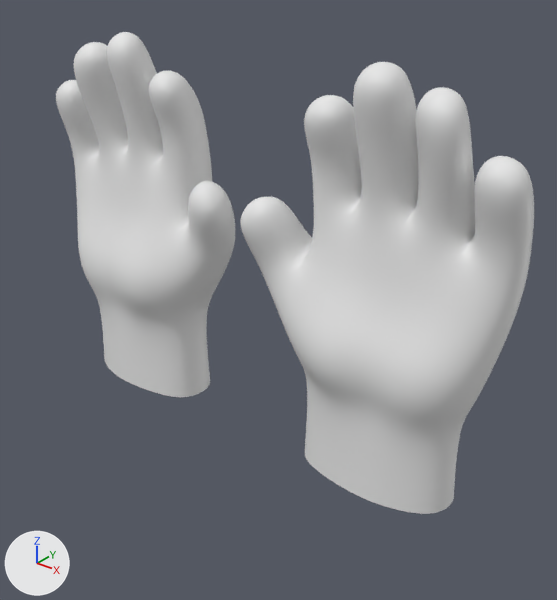
An edit to the glTF model frontend javascript/public/hand2.glb, drawn before and after from the same camera.
Camera for both pictures: a 50 mm camera at (5.45, -5.89, 7.75) aimed at (0.59, 0.19, 3.97). The axes (+X, +Y, +Z) are drawn at lower left. The lights are the same throughout. Where no turn or scale is listed for an object, it has been applied to the vertices.

In view in the first picture: 'Hand1', 'Hand1.001'.
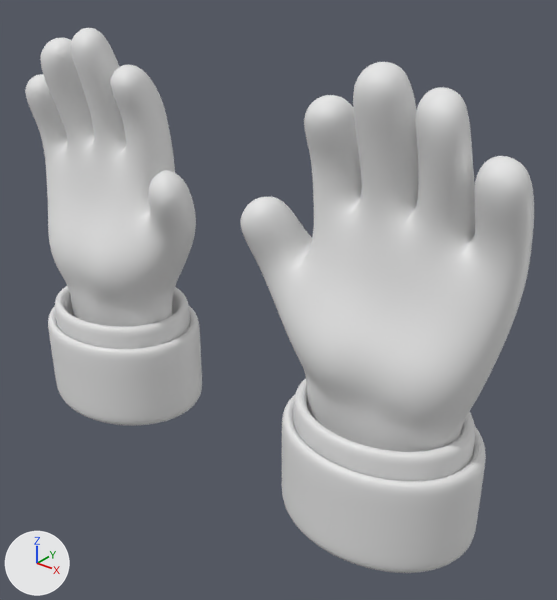
Diff of the bpy script that builds the scene:
```diff
--- a/frontend javascript/public/hand2.glb.py
+++ b/frontend javascript/public/hand2.glb.py
@@ me_cylinder_004 @@
+me_cylinder_004.from_pydata(...)  # 5890 vertices, 11776 faces; spans x -1.09..1.13, y -0.9..0.91, z -0.09..1.05
@@ me_cylinder_003 @@
+me_cylinder_003.from_pydata(...)  # 5890 vertices, 11776 faces; spans x -0.96..1.0, y -0.79..0.8, z 0.29..1.3
@@ me_cylinder_002 @@
+me_cylinder_002.from_pydata(...)  # 5890 vertices, 11776 faces; spans x -0.99..1.02, y -0.81..0.82, z -0.08..0.95
@@ me_cylinder_001 @@
+me_cylinder_001.from_pydata(...)  # 5890 vertices, 11776 faces; spans x -0.87..0.9, y -0.71..0.72, z 0.27..1.18
@@ ob_hand1_001 @@
 ob_hand1_001 = bpy.data.objects.new('Hand1.001', me_cube_008)
-ob_hand1_001.location = (-1.3, 0.0, 2.0)
+ob_hand1_001.location = (-1.91, 0.0, 2.0)
 ob_hand1_001.rotation_euler = (3.142, 0.0, 0.0)  # degrees (180, 0, 0)
@@ ob_vest1 @@
+ob_vest1 = bpy.data.objects.new('Vest1', me_cylinder_004)
+ob_vest1.location = (2.09, 0.0, 2.0)
@@ ob_shirt1 @@
+ob_shirt1 = bpy.data.objects.new('Shirt1', me_cylinder_003)
+ob_shirt1.location = (2.09, 0.0, 2.0)
@@ ob_vest @@
+ob_vest = bpy.data.objects.new('Vest', me_cylinder_002)
+ob_vest.location = (-1.91, 0.0, 2.0)
+ob_vest.rotation_euler = (3.142, 0.0, 0.0)  # degrees (180, 0, 0)
+ob_vest.scale = (-1.11, -1.11, -1.11)
@@ ob_shirt @@
+ob_shirt = bpy.data.objects.new('Shirt', me_cylinder_001)
+ob_shirt.location = (-1.91, 0.0, 2.0)
+ob_shirt.rotation_euler = (3.142, 0.0, 0.0)  # degrees (180, 0, 0)
+ob_shirt.scale = (-1.11, -1.11, -1.11)
```

Location of each change, [x1, y1, x2, y2] in pixels of the pictures (557 x 600 px):
'Hand1.001', moved: before [56, 32, 235, 397]; after [25, 28, 196, 327]
'Vest1', added: after [282, 395, 486, 573]
'Vest', added: after [48, 306, 202, 426]
'Shirt1', added: after [293, 379, 475, 481]
'Shirt', added: after [55, 286, 190, 349]
